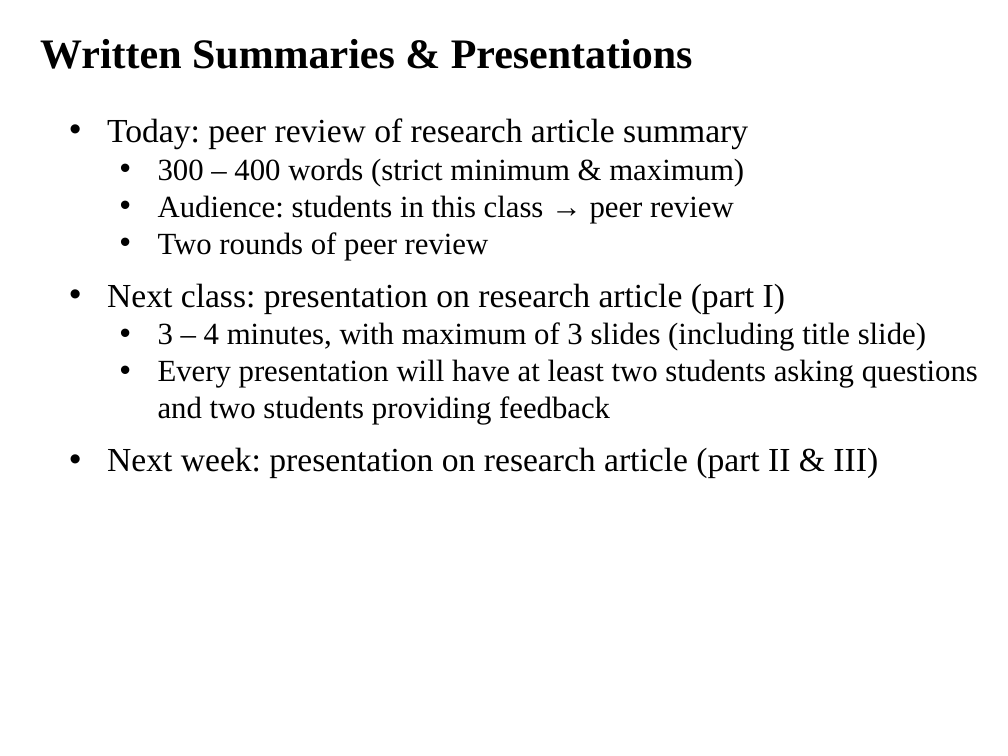
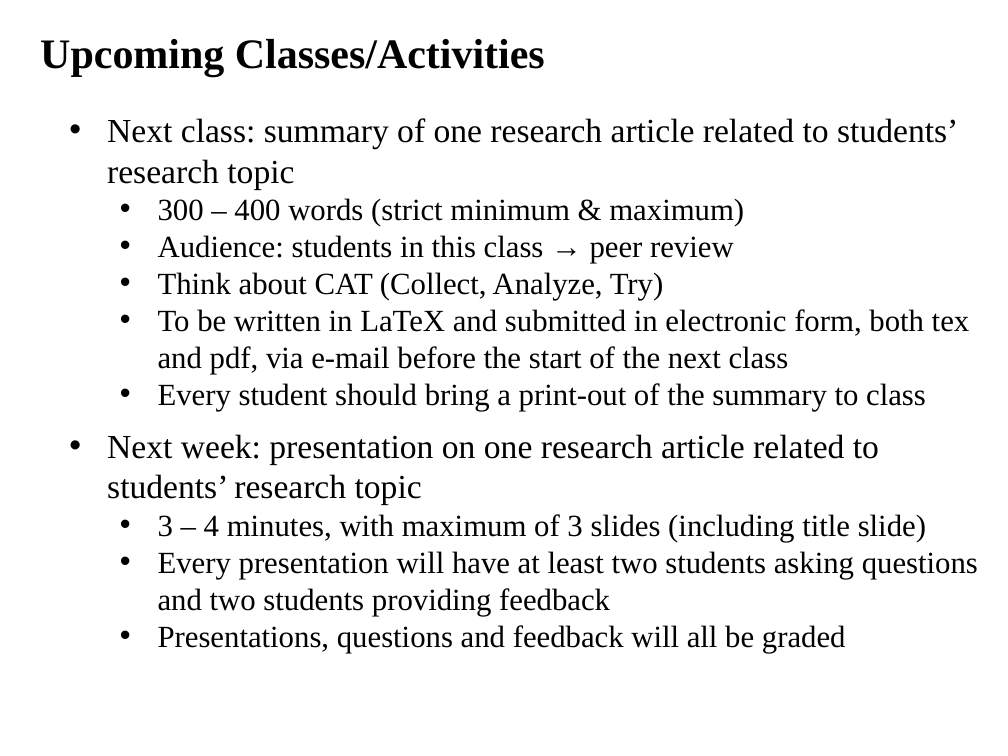
Before and after one commit to ajvanderhorst/PhysicsCapstoneGW, a slide deck: slide 12 of Slides/Class14.pptx (slide 2 before the commit). Drawn at 1008x756 pixels with LibreOffice and Linux fonts; fonts in the diff are those of the drawing. Boxes give left, top, right and bottom in pixels: in the first picture for what was removed or moved away, otherwise in the second. Text is boxed around its words. In the diff, an @@ line names an element or a change of style, - is before the commit and + after.

```diff
--- a/Slides/Class14.pptx
+++ b/Slides/Class14.pptx
@@ text at [40, 39, 545, 76]: text changed @@
-Written Summaries & Presentations
+Upcoming Classes/Activities
@@ text at [107, 118, 958, 189]: text changed @@
-• Today: peer review of research article summary
+• Next class: summary of one research article related to students’ research topic
@@ text at [107, 272, 970, 505]: text changed; size 24 to 22 pt @@
-  • Two rounds of peer review
-• Next class: presentation on research article (part I)
+  • Think about CAT (Collect, Analyze, Try)
+  • To be written in LaTeX and submitted in electronic form, both tex and pdf, via e-mail before the start of the next class
+  • Every student should bring a print-out of the summary to class
+• Next week: presentation on one research article related to students’ research topic
@@ text at [158, 625, 846, 653]: text changed; size 24 to 22 pt @@
-• Next week: presentation on research article (part II & III)
+  • Presentations, questions and feedback will all be graded
```
Also in this commit, not shown: 1 other slide changed, 10 slides added, 2 slides removed, 17 other files.
